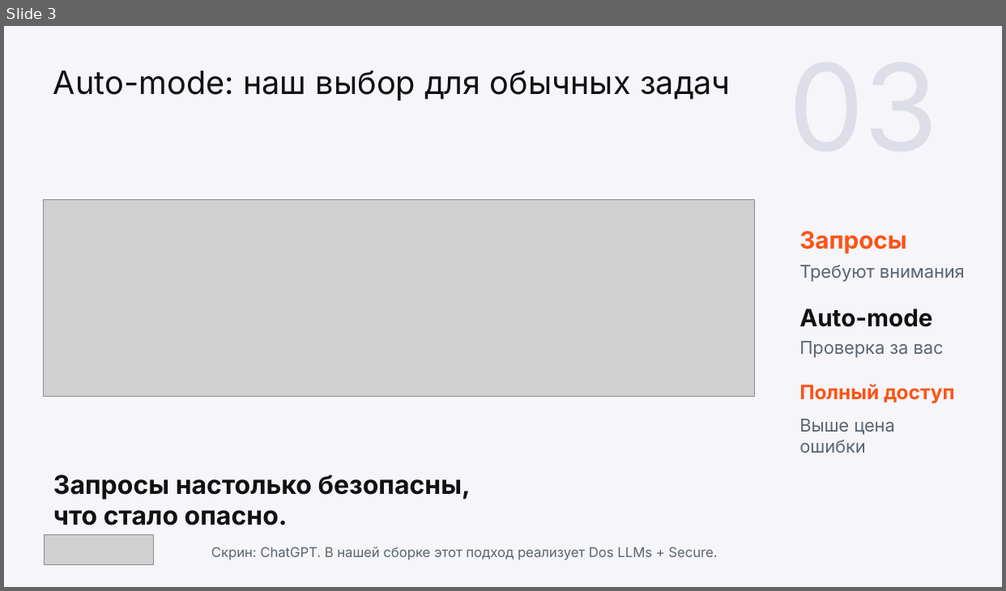
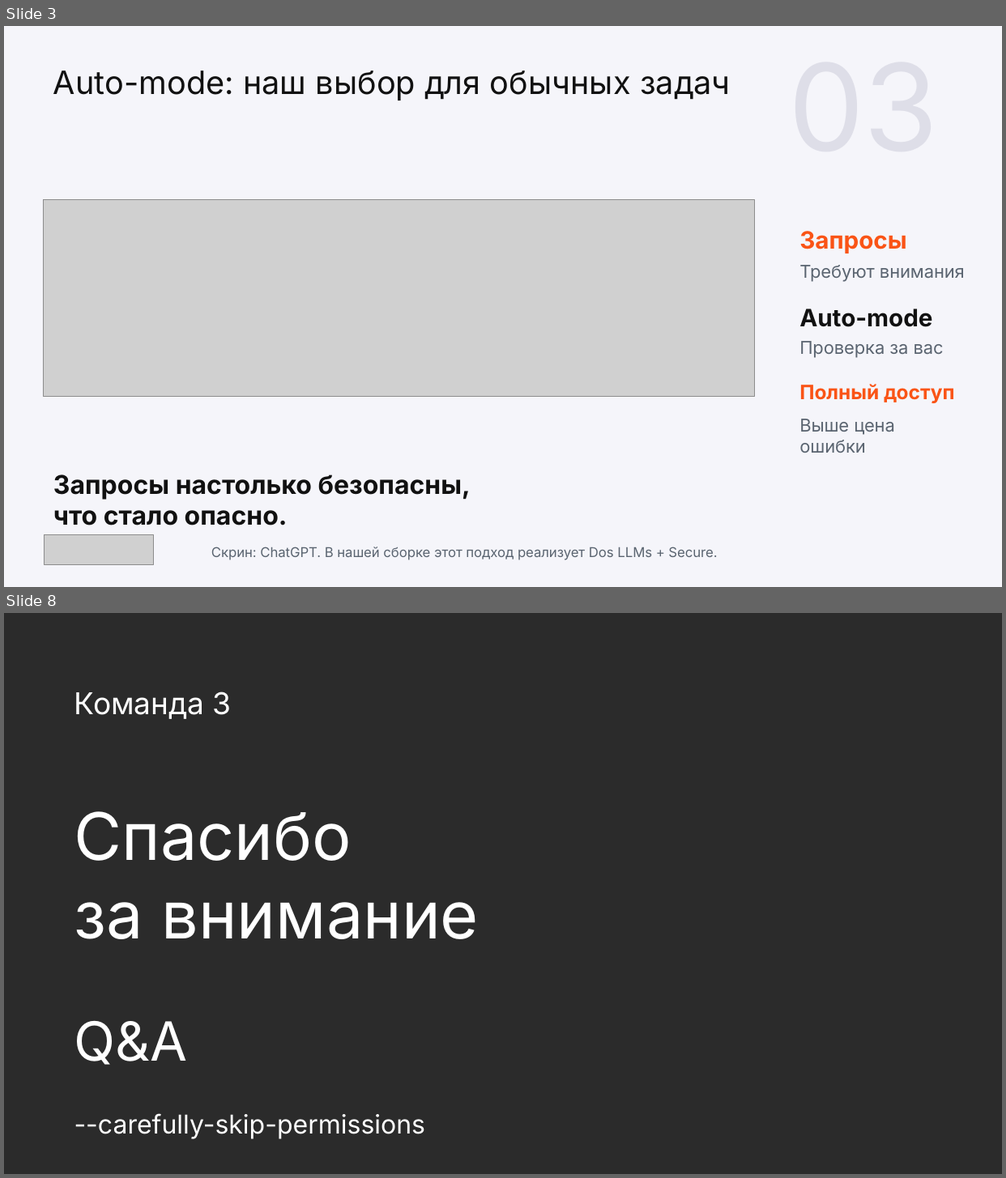
Before and after one commit to wowONE-1/kilocode-safe, a slide deck: hackathon/output/final/team3_project.pptx. Shown one above the other, each under a label of ours: slide 3 before the commit, slides 3 and 8 after it; the slides between them are not shown. The pictures are 1006x591 and 1006x1178 pixels, drawn with LibreOffice and Linux fonts; fonts in the diff are those of the drawing; grey boxes stand for pictures; background and template pictures are left out; a plain dark background stands for a picture behind light text. Boxes give left, top, right and bottom in pixels: in the first picture for what was removed or moved away, otherwise in the second. Text is boxed around its words. In the diff, an @@ line names an element or a change of style, - is before the commit and + after.

```diff
--- a/hackathon/output/final/team3_project.pptx
+++ b/hackathon/output/final/team3_project.pptx
@@ slide 8 added at [4,613,1002,1174], background picture (left out) @@
@@ text added at [74,692,232,719], 21.8 pt, text #FFFFFF @@
+Команда 3
@@ text added at [74,811,479,939], 47.2 pt, text #FFFFFF @@
+Спасибо
+за внимание
@@ text added at [74,1021,188,1065], 39 pt, text #FFFFFF @@
+Q&A
@@ text added at [74,1114,426,1139], 18.8 pt, text #FFFFFF @@
+--carefully-skip-permissions
```
Also in this commit, not shown: 11 slides changed, 4 other slides added, 3 slides removed, 12 other files.
